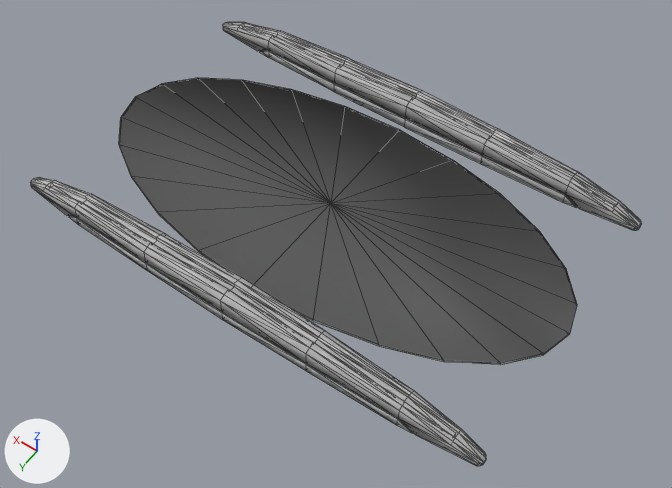
What one commit did to the Blender file models/editor/autoportal/portal.blend.
One viewpoint serves both versions: a 50 mm camera at (-84.8, 116.5, 105.2) aimed at (-6.4, 6.8, -67.2). Lighting does not change. The marker at lower left points along +X, +Y and +Z. Mesh edges are drawn as thin lines. The same objects are shown in both versions, whatever each file hides. Materials are left out; every surface is plain grey.

Script lines for the objects in view, before the commit:
```python
ob_ap_p1_blue_ref = bpy.data.objects.new('ap_p1_blue_ref', me_autoportal_blue_reference)
ob_ap_p1_blue_ref.location = (0.0, 0.0, 0.0)
ob_ap_p1_frame_ref = bpy.data.objects.new('ap_p1_frame_ref', me_autoportal_blue_reference_001)
ob_ap_p1_frame_ref.location = (0.0, 0.0, 0.0)
ob_ap_p1_oran_ref = bpy.data.objects.new('ap_p1_oran_ref', me_autoportal_orange_reference)
ob_ap_p1_oran_ref.location = (0.0, 0.0, 0.0)
```
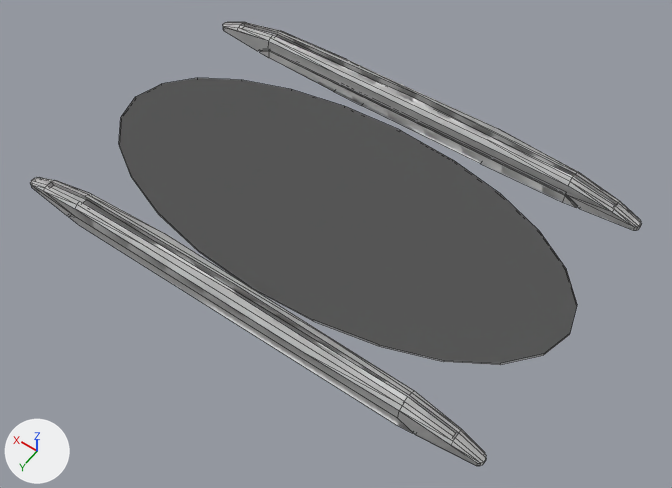
The change, as a list of edits to the scene's bpy script:
```text
Change me_autoportal_blue_reference_001:
    used by ob_ap_p1_frame_ref; location = (0.0, 0.0, 0.0)
    remove me_autoportal_blue_reference_001.from_pydata(...)  # 294 vertices, 570 faces; spans x -62.7..62.7, y -40.0..40.0, z -63.9..-56.1
    add me_autoportal_blue_reference_001.from_pydata(...)  # 206 vertices, 153 faces; spans x -62.7..62.7, y -39.9..39.4, z -63.9..-56.1
    me_autoportal_blue_reference_001 part 2: 60 vertices removed from x -44.5..44.5, y 32.0..40.0, z -63.9..-56.5; 16 vertices added at x -62.7..62.7, y 33.3..38.8, z -63.9
    me_autoportal_blue_reference_001 part 3: 44 vertices removed from x -22.2..22.2, y -40.0..-32.0, z -63.9..-56.5
Change me_autoportal_orange_reference:
    used by ob_ap_p1_oran_ref; location = (0.0, 0.0, 0.0)
    remove me_autoportal_orange_reference.from_pydata(...)  # 344 vertices, 605 faces; spans x -62.8..62.8, y -40.0..40.0, z -63.9..-56.1
    add me_autoportal_orange_reference.from_pydata(...)  # 254 vertices, 179 faces; spans x -62.8..62.8, y -39.9..39.4, z -63.9..-56.1
    me_autoportal_orange_reference part 1: 46 vertices removed from x -22.2..22.2, y -40.0..-32.0, z -63.9..-56.5; 2 vertices added at x 13.0..13.3, y -39.9..-32.2, z -63.9
Change me_autoportal_blue_reference:
    used by ob_ap_p1_blue_ref; location = (0.0, 0.0, 0.0)
    remove me_autoportal_blue_reference.from_pydata(...)  # 344 vertices, 666 faces; spans x -62.8..62.8, y -40.0..40.0, z -63.9..-56.1
    add me_autoportal_blue_reference.from_pydata(...)  # 254 vertices, 179 faces; spans x -62.8..62.8, y -39.9..39.4, z -63.9..-56.1
    me_autoportal_blue_reference part 4: 60 vertices removed from x -44.5..44.5, y 32.0..40.0, z -63.9..-56.5; 16 vertices added at x -62.7..62.7, y 33.3..38.8, z -63.9
Change ob_ap_p1_frame_ref:
    add _m = ob_ap_p1_frame_ref.modifiers.new('EdgeSplit', 'EDGE_SPLIT')
    add _m.split_angle = 0.698
Change ob_ap_p1_oran_ref:
    add _m = ob_ap_p1_oran_ref.modifiers.new('EdgeSplit', 'EDGE_SPLIT')
    add _m.split_angle = 0.7
Change ob_ap_p1_blue_ref:
    add _m = ob_ap_p1_blue_ref.modifiers.new('EdgeSplit', 'EDGE_SPLIT')
    add _m.split_angle = 0.698
```

What differs and where, as boxes [x1, y1, x2, y2] in the pictures (672 x 488 px):
'ap_p1_blue_ref', reshaped, modifiers changed
    before: [119, 78, 577, 365]
    after: [30, 22, 641, 466]
'ap_p1_frame_ref', reshaped, modifiers changed
    before: [30, 22, 641, 466]
    after: [241, 23, 564, 202]
'ap_p1_oran_ref', reshaped, modifiers changed
    before: [335, 92, 405, 127]
    after: [243, 23, 550, 189]
part 1 of me_autoportal_orange_reference, cut back
    before: [335, 92, 405, 127]
    after: [269, 52, 550, 189]
part 2 of me_autoportal_blue_reference_001, cut back
    before: [69, 194, 414, 433]
part 3 of me_autoportal_blue_reference_001, deleted
    before: [268, 31, 577, 202]
part 4 of me_autoportal_blue_reference, cut back
    after: [31, 185, 486, 466]
